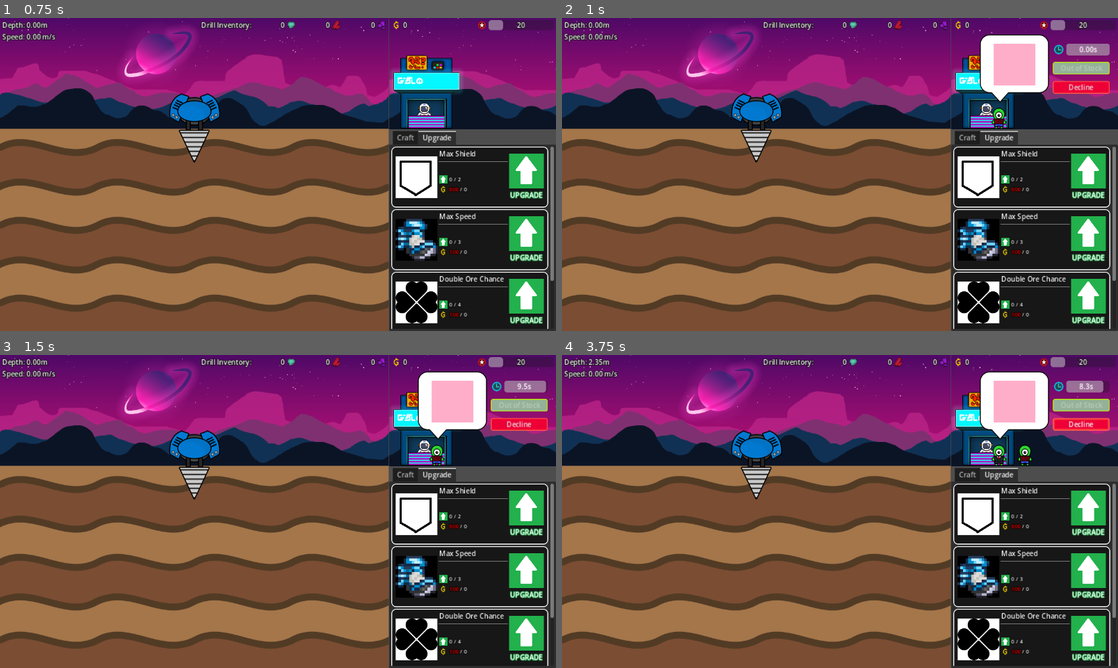
Above: before the commit, frames 1-4 (two rows, left to right).
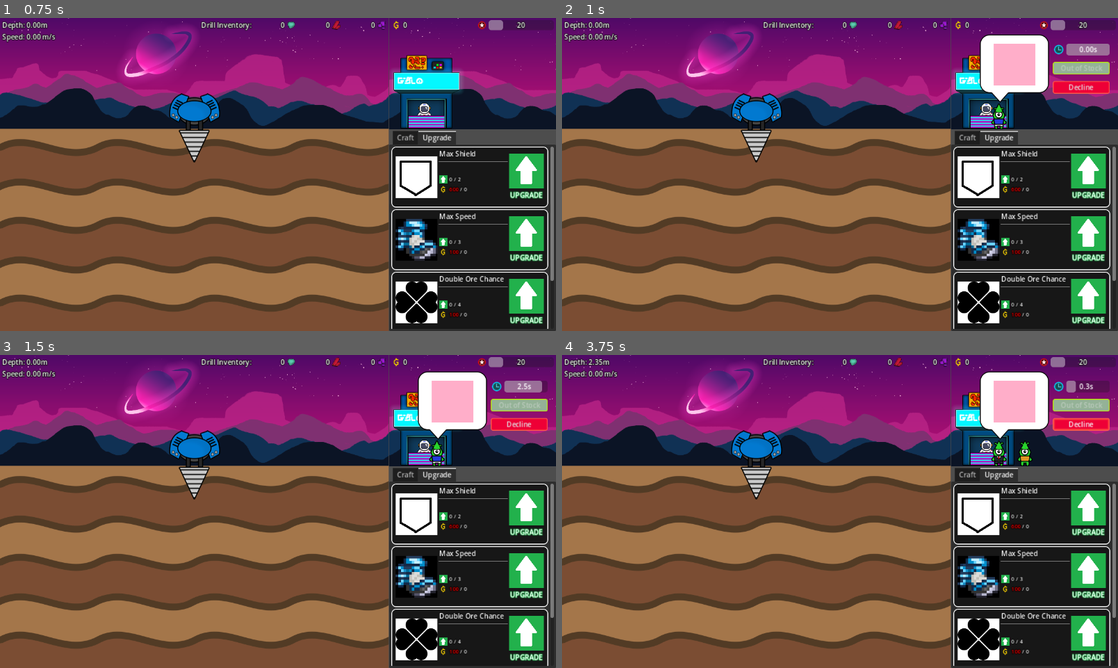
Above: after the commit, the same moments.

Repository: aNotSoCleverName/mechanicore
Game: Godot game, scene res://Main.tscn
The game is run twice, just before and just after one commit, with the same random seed, the same clock (stepped at 60 frames per second) and the same inputs.
Inputs:
- Up to frame 1 (0.75 s): click "Continue" at 0.5 s
- Up to frame 2 (1 s): no input
- Up to frame 3 (1.5 s): click "Continue" at 1.25 s
- Up to frame 4 (3.75 s): click "Decline" at 2 s; tap Enter (ui_accept) at 2.75, 3.02 s; hold Right (ui_right) 2.78-3.53 s; tap R at 2.85, 3.6 s; hold Down (ui_down) from 3.53 s (still down)

Frame 1 is identical in both runs. In frame 2, 0.1% of the frame differs, in the area x 77-80%, y 27-36%; in frame 3, 0.2%; in frame 4, 0.4%, in the area x 77-98%, y 8-36%.

Commit message:
Overhauled alien randomization

Diff:
--- a/Base/Shop/Alien/Alien Node.gd
+++ b/Base/Shop/Alien/Alien Node.gd
@@ -1,8 +1,19 @@
 extends Node2D
 class_name AlienNode;
 
-const DIR_PATH_ALIEN_RESOURCE: String = "res://Base/Shop/Alien/Alien Resource/";
-static var aliens: Array[Alien] = [];
+# Key = Body sprite path, value = wait time
+static var aliens: Dictionary = {
+	"res://Base/Shop/Alien/Sprite/Body/Body1.png": 10,
+	"res://Base/Shop/Alien/Sprite/Body/Body2.png": 12,
+	"res://Base/Shop/Alien/Sprite/Body/Body3.png": 7,
+	"res://Base/Shop/Alien/Sprite/Body/Body4.png": 8,
+	"res://Base/Shop/Alien/Sprite/Body/Body5.png": 11,
+	"res://Base/Shop/Alien/Sprite/Body/Body6.png": 9,
+	"res://Base/Shop/Alien/Sprite/Body/Body7.png": 10,
+	"res://Base/Shop/Alien/Sprite/Body/Body8.png": 3,
+	"res://Base/Shop/Alien/Sprite/Body/Body9.png": 2,
+};
+static var bodySprites: Array[Texture2D] = [];
 
 const DIR_PATH_CLOTHES_SPRITE: String = "res://Base/Shop/Alien/Sprite/Clothes/";
 static var clothesSprites: Array[Texture2D] = [];
@@ -10,7 +21,7 @@
 const DIR_PATH_CRAFT_ITEM_RESOURCE: String = "res://Base/Menu/Craft/Craft Item/Resources/";
 static var craftItems: Array[CraftItem] = [];
 
-var alien: Alien;
+var waitTime: float;
 var orderedItem: CraftItem;
 
 static func _InitArray(inArray: Array, inDirPath: String, inExtension: String):
@@ -24,17 +35,19 @@
 		var resource = load(inDirPath + fileName);
 		inArray.append(resource);
 
-func _ready() -> void:
-	AlienNode._InitArray(AlienNode.aliens, AlienNode.DIR_PATH_ALIEN_RESOURCE, ".tres");
+func _on_tree_entered():
 	AlienNode._InitArray(AlienNode.clothesSprites, AlienNode.DIR_PATH_CLOTHES_SPRITE, ".png");
 	AlienNode._InitArray(AlienNode.craftItems, AlienNode.DIR_PATH_CRAFT_ITEM_RESOURCE, ".tres");
 
-	# Randomize alien
-	self.alien = AlienNode.aliens[randi_range(0, AlienNode.aliens.size() - 1)];
-	$Alien.texture = self.alien.bodySprite;
+	if (AlienNode.bodySprites.size() == 0):
+		AlienNode.aliens.keys().map(
+			func (inBodySpritePath: String):
+				AlienNode.bodySprites.append(load(inBodySpritePath) as Texture2D);
+		)
 
-	# Randomize clothes
+	var bodySprite: Texture2D = AlienNode.bodySprites[randi_range(0, AlienNode.bodySprites.size() - 1)];
+	$Alien.texture = bodySprite;
+	self.waitTime = self.aliens[bodySprite.resource_path];
+
 	$Alien/Clothes.texture = AlienNode.clothesSprites[randi_range(0, AlienNode.clothesSprites.size() - 1)];
-
-	# Determine ordered item
 	self.orderedItem = AlienNode.craftItems[randi_range(0, AlienNode.craftItems.size() - 1)];
--- a/Base/Shop/Alien/Alien Node.tscn
+++ b/Base/Shop/Alien/Alien Node.tscn
@@ -13,3 +13,5 @@
 
 [node name="Clothes" type="Sprite2D" parent="Alien"]
 texture = ExtResource("3_bsi5l")
+
+[connection signal="tree_entered" from="." to="." method="_on_tree_entered"]
--- a/Base/Shop/Alien/Alien Resource/Alient - Patient.tres
+++ /dev/null
@@ -1,9 +0,0 @@
-[gd_resource type="Resource" script_class="Alien" load_steps=3 format=3 uid="uid://b6mpwi2u8v3kb"]
-
-[ext_resource type="Texture2D" uid="uid://ba16is6f3e6ua" path="res://Base/Shop/Alien/Sprite/Body/Body1.png" id="1_8kaas"]
-[ext_resource type="Script" path="res://Base/Shop/Alien/Alien.gd" id="1_dcutq"]
-
-[resource]
-script = ExtResource("1_dcutq")
-bodySprite = ExtResource("1_8kaas")
-waitTimeSec = 10.0
--- a/Base/Shop/Alien/Alien.gd
+++ /dev/null
@@ -1,5 +0,0 @@
-extends Resource
-class_name Alien
-
-@export var bodySprite: Texture2D;
-@export var waitTimeSec: float;
--- a/Base/Shop/Order.gd
+++ b/Base/Shop/Order.gd
@@ -19,7 +19,7 @@
 		func (inAlienNode: AlienNode):
 			self.visible = true;
 			$Bubble/Item.texture = inAlienNode.orderedItem.image;
-			timer.start(inAlienNode.alien.waitTimeSec);
+			timer.start(inAlienNode.waitTime);
 	)
 
 	SignalBus_Base.shop_queue_empty.connect(
Binary file added: Base/Shop/Alien/Sprite/Body/Body3.png
Not shown, added: Base/Shop/Alien/Sprite/Body/Body3.png.import
Binary file added: Base/Shop/Alien/Sprite/Body/Body4.png
Not shown, added: Base/Shop/Alien/Sprite/Body/Body4.png.import
Binary file added: Base/Shop/Alien/Sprite/Body/Body5.png
Not shown, added: Base/Shop/Alien/Sprite/Body/Body5.png.import
Binary file added: Base/Shop/Alien/Sprite/Body/Body6.png
Not shown, added: Base/Shop/Alien/Sprite/Body/Body6.png.import
Binary file added: Base/Shop/Alien/Sprite/Body/Body7.png
Not shown, added: Base/Shop/Alien/Sprite/Body/Body7.png.import
Binary file added: Base/Shop/Alien/Sprite/Body/Body8.png
Not shown, added: Base/Shop/Alien/Sprite/Body/Body8.png.import
(and 18 more such lines)
